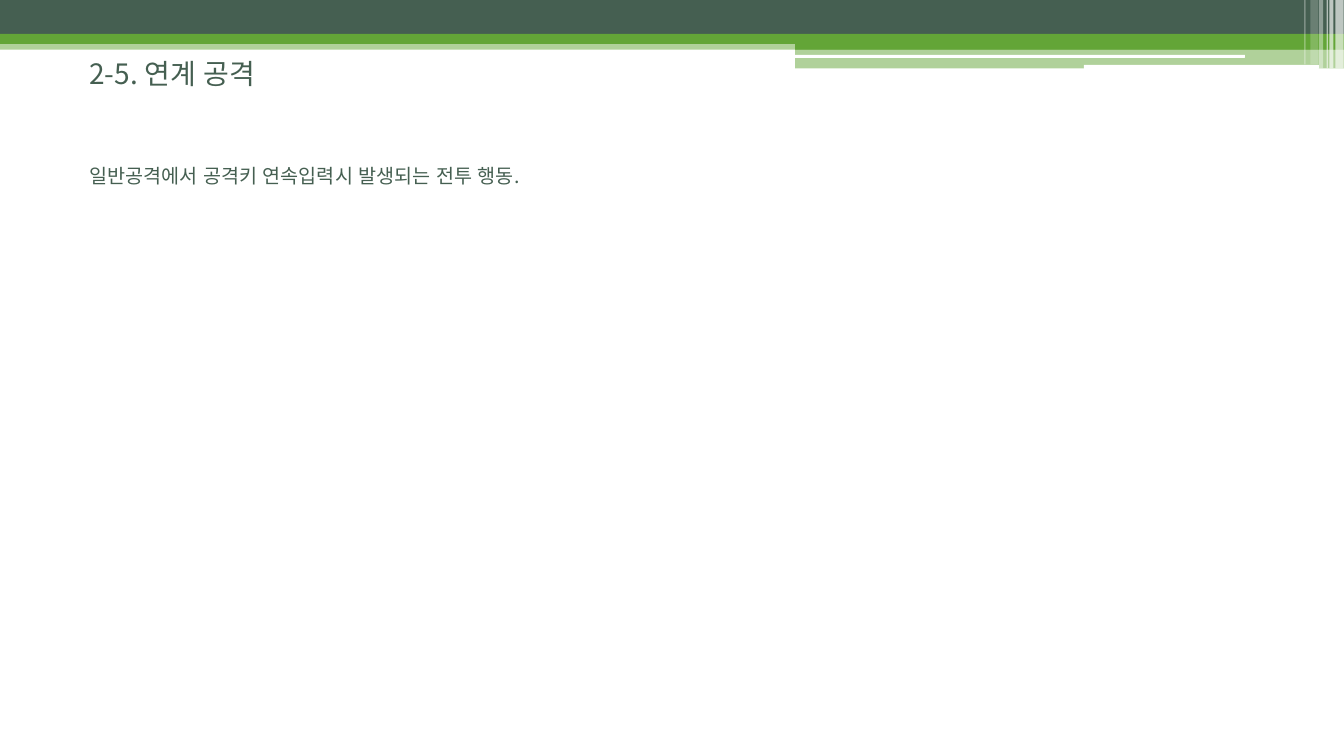
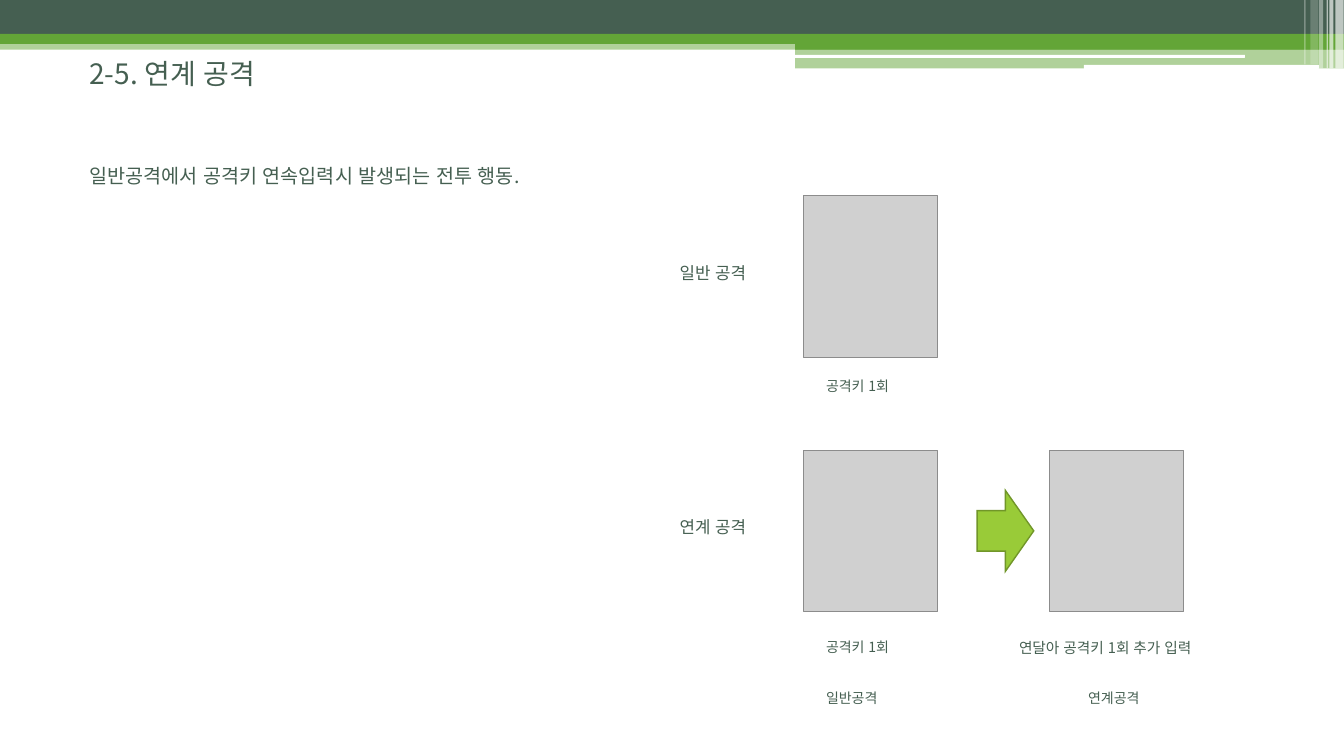
Before and after one commit to uknim2000/TIL, a slide deck: slide 12 of 003_게임기획서/노비의모험_전투시스템_김병훈_v002_200129.pptx. Drawn at 1344x756 pixels with LibreOffice and Linux fonts; fonts in the diff are those of the drawing; grey boxes stand for pictures. Boxes give left, top, right and bottom in pixels: in the first picture for what was removed or moved away, otherwise in the second. Text is boxed around its words. In the diff, an @@ line names an element or a change of style, - is before the commit and + after.

```diff
--- a/003_게임기획서/노비의모험_전투시스템_김병훈_v002_200129.pptx
+++ b/003_게임기획서/노비의모험_전투시스템_김병훈_v002_200129.pptx
@@ picture added at (804,196,938,357) @@
@@ text added at (680,265,746,281), 12 pt, text #455F51 @@
+일반 공격
@@ text added at (826,379,889,392), 10 pt, text #455F51 @@
+공격키 1회
@@ picture added at (804,450,938,611) @@
@@ picture added at (1050,450,1184,611) @@
@@ right arrow added at (977,491,1033,572), fill #99CB38, outline #719629 1 pt @@
@@ text added at (680,519,746,535), 12 pt, text #455F51 @@
+연계 공격
@@ text added at (826,640,889,653), 10 pt, text #455F51 @@
+공격키 1회
@@ text added at (1019,641,1191,654), 10.5 pt, text #455F51 @@
+연달아 공격키 1회 추가 입력
@@ text added at (826,691,877,704), 10 pt, text #455F51 @@
+일반공격
@@ text added at (1088,691,1139,704), 10 pt, text #455F51 @@
+연계공격
```
Also in this commit, not shown: 6 other slides changed.
